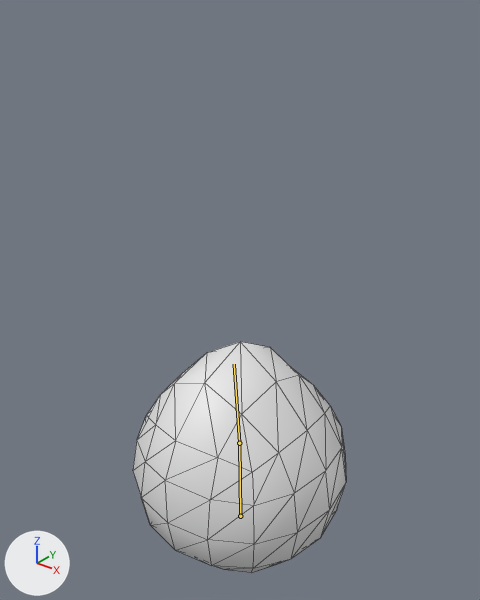
An edit to the glTF model public/models/monsters/slime.glb, drawn before and after from the same camera.
Rendered twice from a 50 mm lens placed at (1.131, -1.417, 1.738), pointed at (-0.014, 0.014, 0.851). Arrows for +X, +Y and +Z are at lower left; the lights stay in place. The first picture is the older version. The bones that bend it are drawn over the model as lines. Mesh edges are drawn as thin lines.

The first picture shows 'slime'.
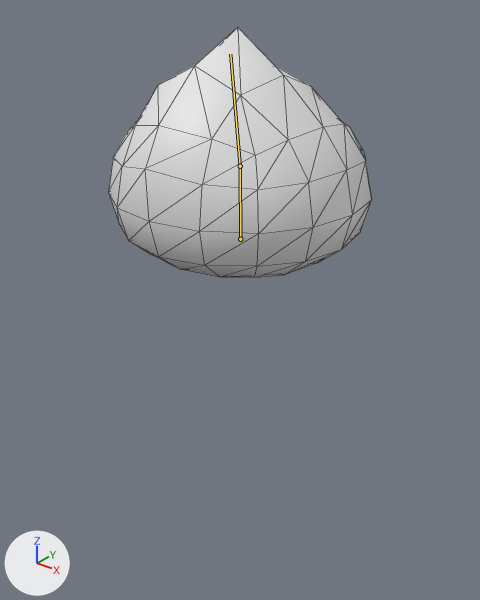
The newer file adds an action. The first version stands in its rest pose; the second is drawn at frame 14 of the action 'bashattack'.

Where the change shows, as pixel boxes (x1, y1, x2, y2) in the pictures (480 x 600 px):
'slime', posed (23% wider, 8% taller): before (133, 342, 346, 573); after (109, 28, 371, 277)
bone 'pelvis', root to tip: before (240, 516) to (239, 443); after (240, 239) to (240, 166)
bone 'head', root to tip: before (239, 443) to (234, 364); after (240, 166) to (230, 54)

What the commit changed:
Bone 'pelvis' (bone_pelvis) moves from (0.0, 0.0, 0.0) to (0.0, 1.055, -0.012).
Bone 'pelvis' (bone_pelvis) is rescaled from (1.0, 1.0, 1.0) to (1.0, 0.66, 1.0).
Bone 'head' (bone_head) is rescaled from (1.0, 1.0, 1.0) to (1.0, 1.37, 1.0).
